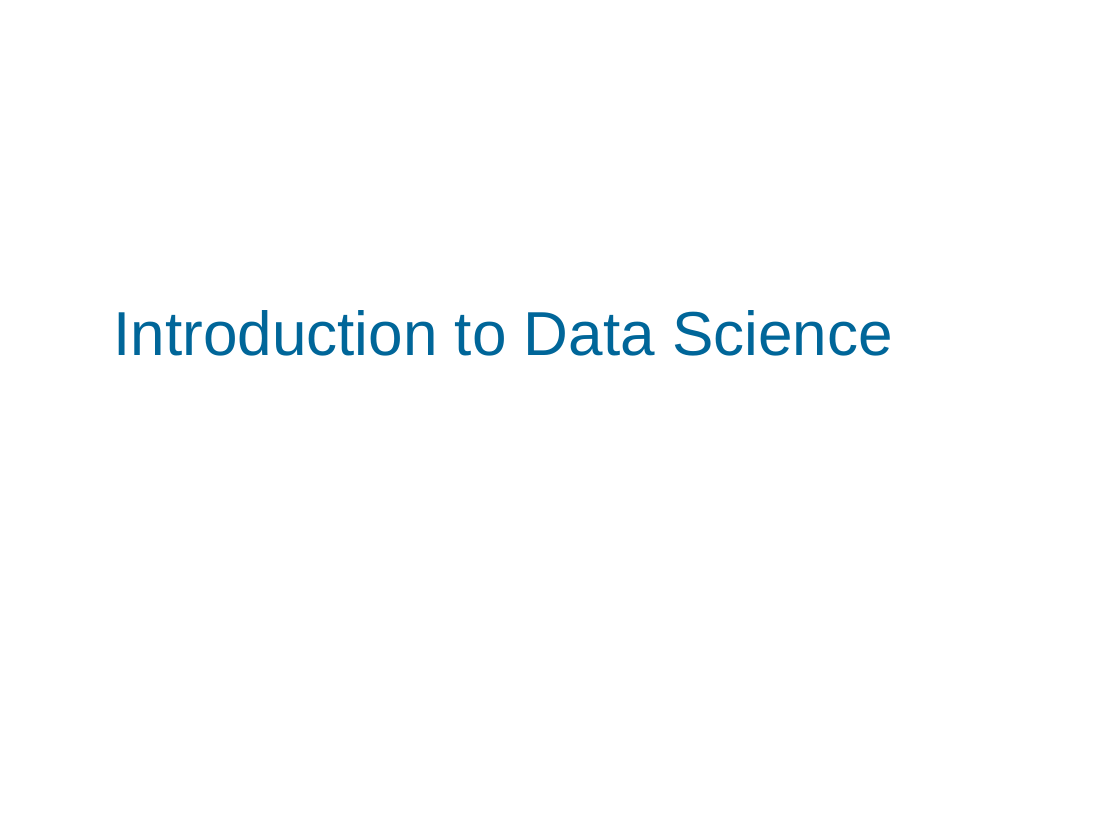
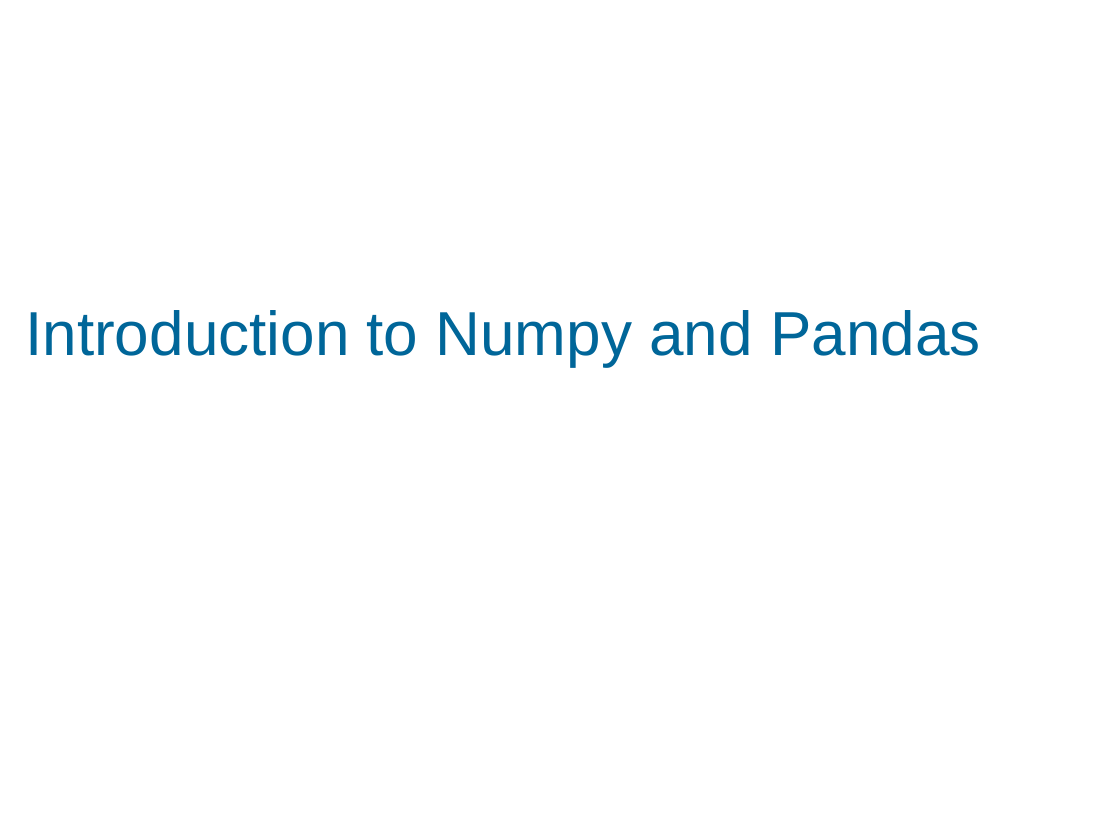
Before and after one commit to chankeypathak/CitiDataScience, a slide deck: slide 1 of docs/Module 2.pptx. Drawn at 1120x840 pixels with LibreOffice and Linux fonts; fonts in the diff are those of the drawing; background and template pictures are left out. Boxes give left, top, right and bottom in pixels: in the first picture for what was removed or moved away, otherwise in the second. Text is boxed around its words. In the diff, an @@ line names an element or a change of style, - is before the commit and + after.

Commit message:
Finished first draft of Module 3.  Module 2 reworked for Numpy and Pandas introductions

```diff
--- a/docs/Module 2.pptx
+++ b/docs/Module 2.pptx
@@ text at [25,310,980,366]: text changed @@
-Introduction to Data Science
+Introduction to Numpy and Pandas
```
Also in this commit, not shown: 3 other slides changed, 30 slides added, 36 slides removed, 3 other files.
